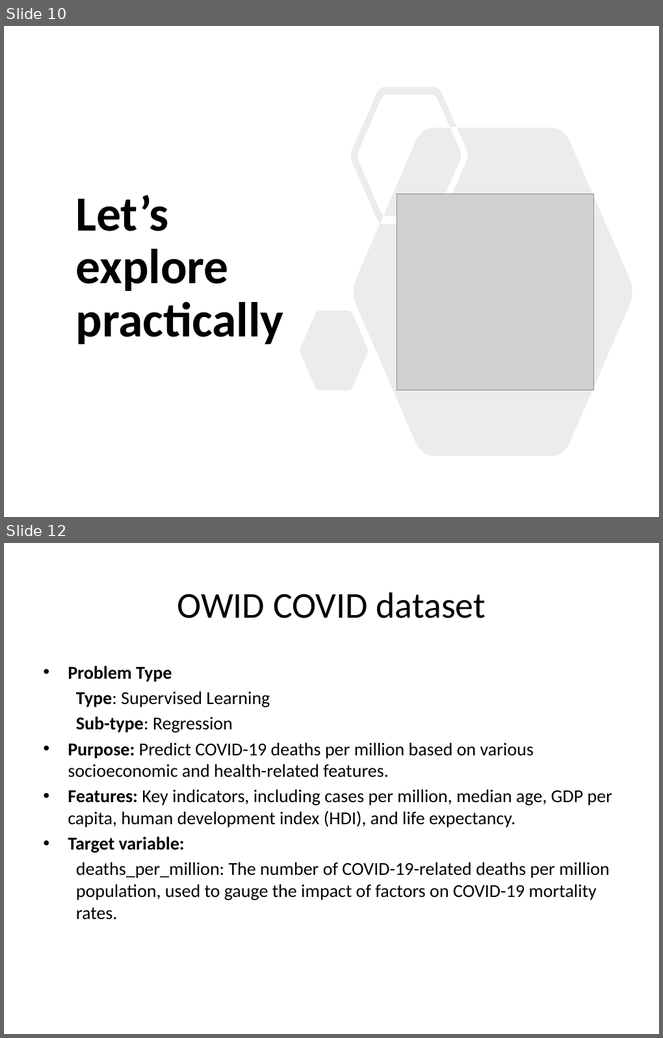
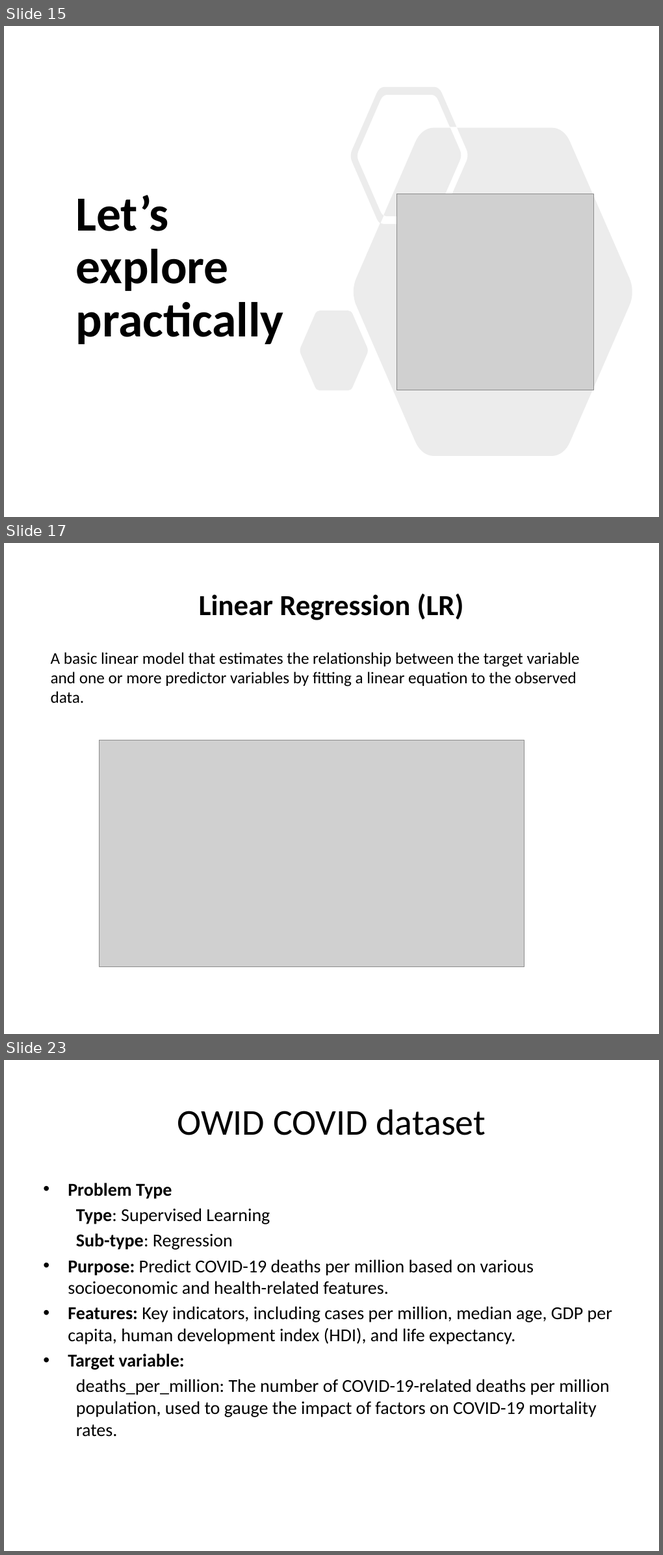
Before and after one commit to sraorao/ML_DL_intro_python_HT2025, a slide deck: Session_1_ML_DL_intro_python_MT2024.pptx. Shown one above the other, each under a label of ours: slides 10 and 12 before the commit, slides 15, 17 and 23 after it; the slides between them are not shown. The pictures are 663x1038 and 663x1555 pixels, drawn with LibreOffice and Linux fonts; fonts in the diff are those of the drawing; grey boxes stand for pictures. Boxes give left, top, right and bottom in pixels: in the first picture for what was removed or moved away, otherwise in the second. Text is boxed around its words. In the diff, an @@ line names an element or a change of style, - is before the commit and + after.

```diff
--- a/Session_1_ML_DL_intro_python_MT2024.pptx
+++ b/Session_1_ML_DL_intro_python_MT2024.pptx
@@ slide 17 added at <box>4,543,659,1034</box>, background #FFFFFF @@
@@ title added at <box>199,594,464,620</box>, 32 pt, text #000000, bold @@
+  Linear Regression (LR)
@@ text added at <box>51,652,580,703</box>, 18 pt, text #000000 @@
+  A basic linear model that estimates the relationship between the target variable and one or more predictor variables by fitting a linear equation to the observed data.
@@ picture added at <box>99,740,524,967</box> @@
@@ what was slide 10 is now slide 15 @@
@@ what was slide 12 is now slide 23 @@
```
Also in this commit, not shown: 8 slides changed, 11 other slides added.
